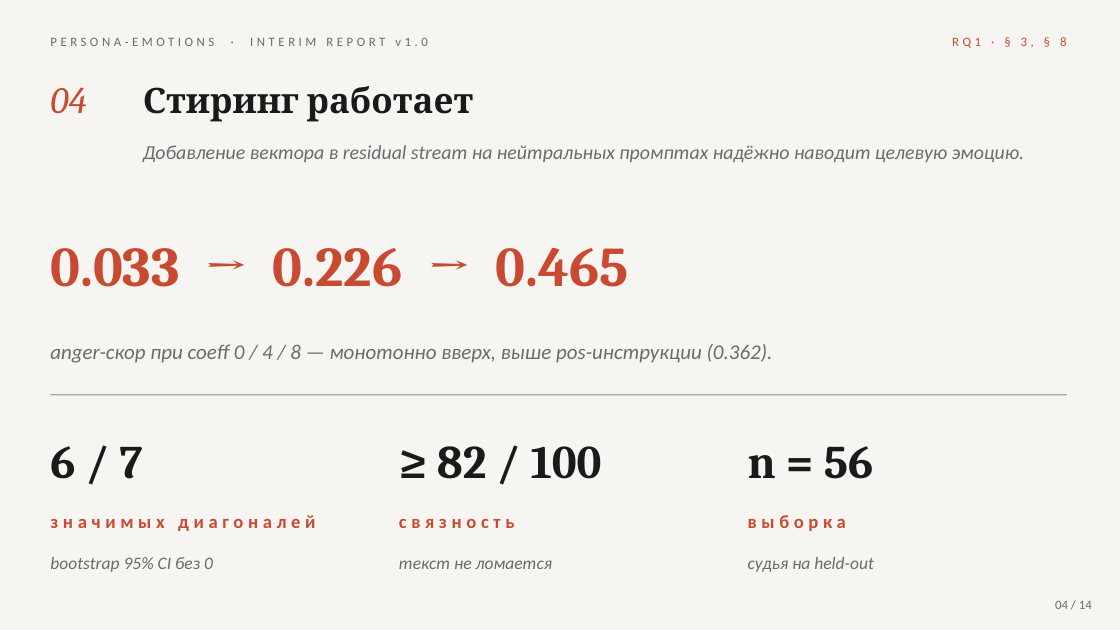
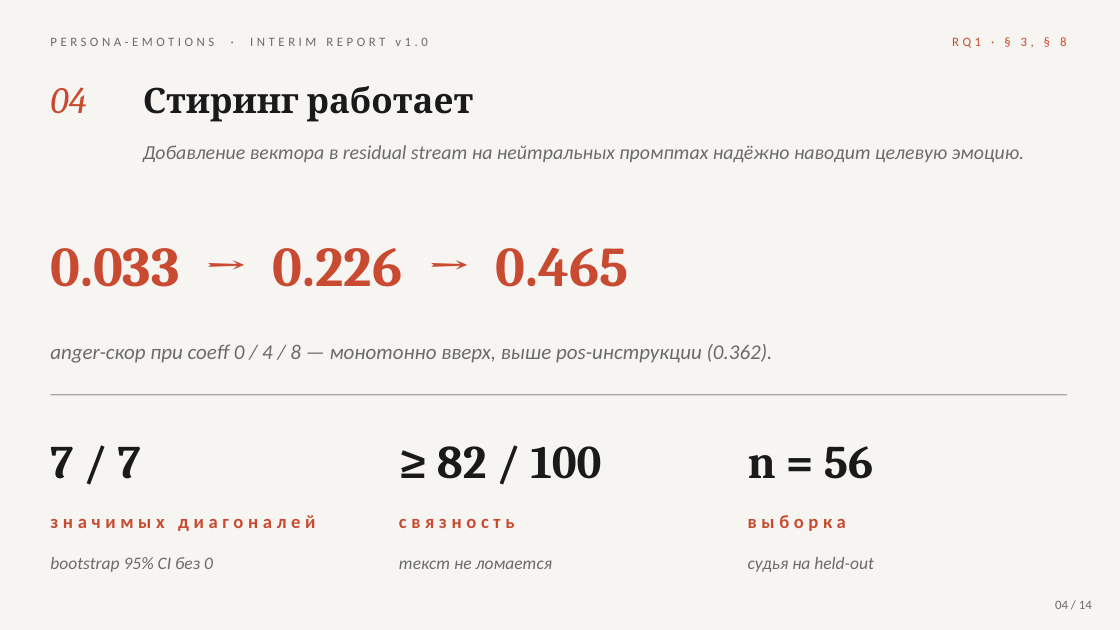
Before and after one commit to dmagog/persona-emotions, a slide deck: slide 5 of Presentation.pptx. Drawn at 1120x630 pixels with LibreOffice and Linux fonts; fonts in the diff are those of the drawing. Boxes give left, top, right and bottom in pixels: in the first picture for what was removed or moved away, otherwise in the second. Text is boxed around its words. In the diff, an @@ line names an element or a change of style, - is before the commit and + after.

Commit message:
review: critical sweep — sync stale numbers, expand status table, slides
REPORT.md / REPORT_humanized.md:
- §1 Данные: '832/920 пар' → '905/1000 пар' (after guilt regen: 115/125 added)
- §8 intro: clarify the n=14 encoder mini-table is the early raw-vs-SAE
  comparison, with pointer to §8а for the authoritative n=56 judge matrix
- §8 sanity-check (line 'guilt 32→78'): label as 'early sanity-check on
  the initial pool', cross-reference §8а for the authoritative numbers
  on the updated pool (vector + 8 guilt prompts changed since)
- §Угрозы W7 row: expand to reflect new prompting-vs-steering comparison
  (prompting wins by argmax 7/7 vs 4/7, leakage +18 vs +25, by-diagonal 3/7)

Presentation.pptx:
- slide 5 (RQ1): 6/7 → 7/7 significant diagonals (judge n=56)
- slide 10 (W7): refresh prompting-vs-steering table — steering avg
  diagonal +36→+46, argmax 6/7→4/7, leak +28→+25; prompting +44→+47,
  leak +18 (interval tightened); ВЫВОД text unchanged (still 'activation
  steering does not exceed instruction')
- slide 11 (§9): joy+sad obe vverkh +17/+26 → +23/+22; joy-sad
  joy +33→+50 → +41→+56; sadness -14→-28 → -17→-34; '5/7' → '5/5'
  (out of 5 leaking emotions tested, all 5 reduce sadness)
- slide 13 (Выводы): RQ1 6/7→7/7; RQ2 +28→+25; RQ4 +50/-28 → +56/-34
- slide 14 (план): W8 row 'аттрактор sadness с CI' → '+25 / fear-аггрегатор'

```diff
--- a/Presentation.pptx
+++ b/Presentation.pptx
@@ text at (50, 447, 141, 479): text changed @@
-6 / 7
+7 / 7
```
Also in this commit, not shown: 4 other slides changed, 2 other files.
